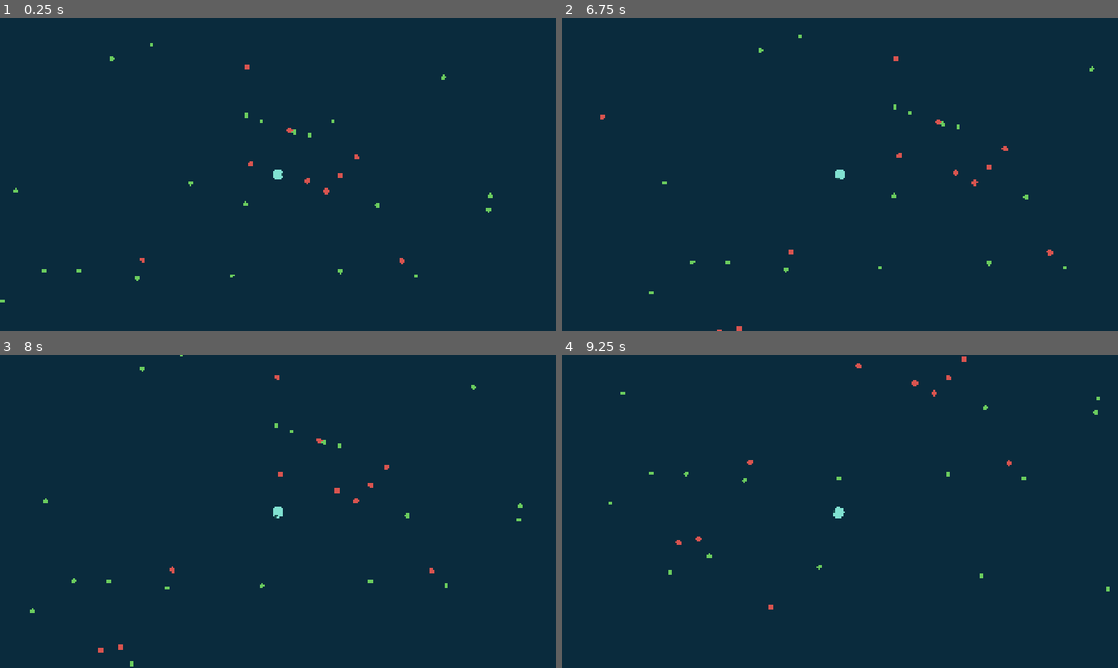
Above: before the commit, frames 1-4 (two rows, left to right).
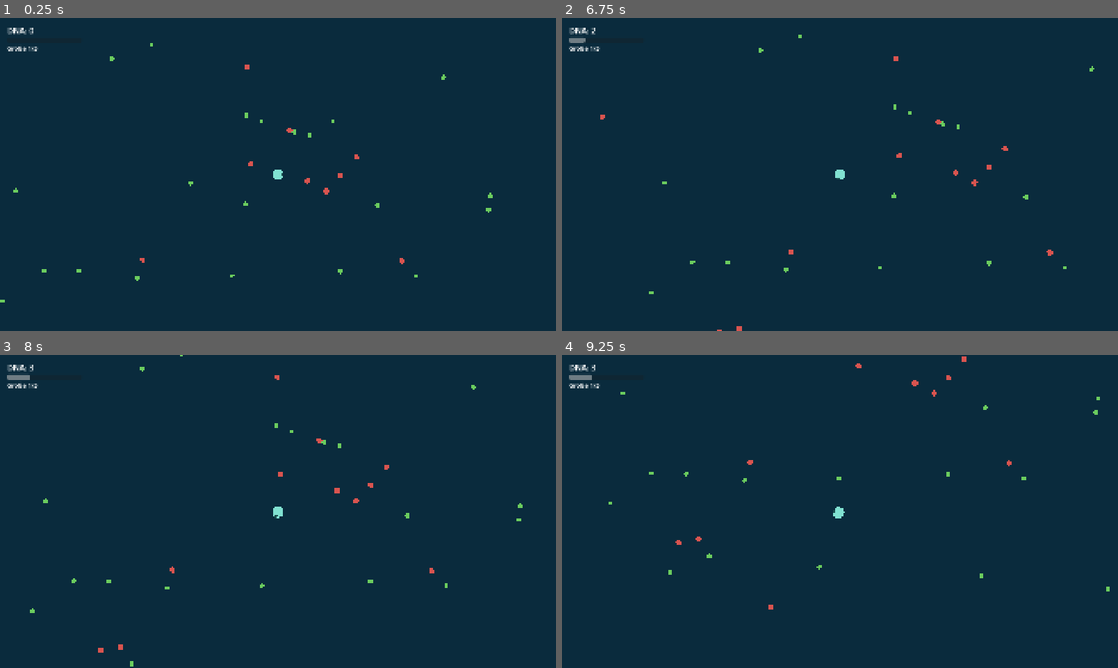
Above: after the commit, the same moments.

Repository: Mayo73/agenthub-backup
Game: Godot game, scene res://scenes/main.tscn
Same seed, same stepped clock (60 frames per second), same inputs: the game is played once before the commit and once after it.
Inputs (mouse positions are in pixels of both pictures, inside the frame that each line leads up to):
- Up to frame 1 (0.25 s): no input
- Up to frame 2 (6.75 s): tap Enter at 0.5 s; move the mouse to (962, 158) at 0.52 s; hold D (rechts) 0.53-1.25 s; tap W (hoch) at 0.6, 5.1 s; click (962, 158) at 0.67 s; drag from (728, 190) to (812, 237) at 1.27 s; move the mouse to (895, 105) at 2.02 s; press the mouse at (895, 105) at 2.03 s; hold D (rechts) 2.03-2.75 s; release the mouse at (895, 105) at 2.75 s; drag from (812, 237) to (673, 127) at 2.77 s; move the mouse to (1006, 221) at 3.52 s; hold A (links) 3.53-4.25 s; tap S (runter) at 3.6 s; drag from (673, 127) to (756, 96) at 4.27 s; move the mouse to (867, 174) at 5.02 s; hold Down 5.03-5.75 s; click (867, 174) at 5.17 s; drag from (756, 96) to (728, 190) at 5.77 s; move the mouse to (962, 158) at 6.52 s; press the mouse at (962, 158) at 6.53 s; hold Up from 6.53 s (still down)
- Up to frame 3 (8 s): release Up at 7.25 s; release the mouse at (400, 495) at 7.25 s; drag from (166, 527) to (250, 574) at 7.27 s
- Up to frame 4 (9.25 s): move the mouse to (895, 442) at 8.02 s; hold Down 8.03-8.75 s; tap S (runter) at 8.1 s; drag from (812, 574) to (673, 464) at 8.77 s

The runs differ from the first frame. In frame 1, 0.1% of the frame differs, in the area x 1-7%, y 3-11%; in frame 2, 0.2%; in frame 3, 0.2%; in frame 4, 0.2%.

Commit message:
T-0089: HUD mit DNA, Wachstum und Größe
Erstellt vom lokalen Agent (Modell qwen3.5:35b-a3b, Versuch 1 von 5).

Diff:
--- /dev/null
+++ b/scripts/hud.gd
@@ -0,0 +1,35 @@
+class_name Hud
+extends CanvasLayer
+## Anzeige über dem Spiel. Die Knoten werden in _init angelegt, damit Tests ohne Szene auskommen.
+
+var box: VBoxContainer
+var dna_label: Label
+var growth_bar: ProgressBar
+var stage_label: Label
+
+
+func _init() -> void:
+	box = VBoxContainer.new()
+	box.name = "Box"
+	box.position = Vector2(24, 24)
+	add_child(box)
+	dna_label = Label.new()
+	dna_label.name = "Dna"
+	dna_label.add_theme_font_size_override("font_size", 28)
+	box.add_child(dna_label)
+	growth_bar = ProgressBar.new()
+	growth_bar.name = "Growth"
+	growth_bar.custom_minimum_size = Vector2(260, 18)
+	growth_bar.max_value = 100.0
+	growth_bar.show_percentage = false
+	box.add_child(growth_bar)
+	stage_label = Label.new()
+	stage_label.name = "Stage"
+	stage_label.add_theme_font_size_override("font_size", 22)
+	box.add_child(stage_label)
+
+
+func show_progress(progress: CellProgress) -> void:
+	dna_label.text = "DNA: %d" % progress.dna
+	growth_bar.value = progress.growth_ratio() * 100.0
+	stage_label.text = "Größe %d/%d" % [progress.stage + 1, CellProgress.STAGE_COUNT]
--- a/scripts/main.gd
+++ b/scripts/main.gd
@@ -11,6 +11,7 @@
 var progress := CellProgress.new()
 var food := FoodField.new(7)
 var food_view: FoodView
+var hud: Hud
 
 
 func _ready() -> void:
@@ -25,6 +26,10 @@
 	food_view.field = food
 	world.add_child(food_view)
 	world.move_child(food_view, 0)
+	hud = Hud.new()
+	hud.name = "Hud"
+	add_child(hud)
+	hud.show_progress(progress)
 
 
 func _physics_process(_delta: float) -> void:
@@ -49,3 +54,4 @@
 	camera.position = player.position
 	var zoom := CameraZoom.smooth(camera.zoom.x, CameraZoom.target_for_radius(player.radius), delta)
 	camera.zoom = Vector2(zoom, zoom)
+	hud.show_progress(progress)
--- /dev/null
+++ b/tests/test_hud.gd
@@ -0,0 +1,28 @@
+extends "res://tests/base_test.gd"
+
+var hud: Hud
+
+
+func setup() -> void:
+	hud = Hud.new()
+
+
+func teardown() -> void:
+	hud.free()
+
+
+func test_fortschritt() -> void:
+	var p := CellProgress.new()
+	p.eat(5)
+	hud.show_progress(p)
+	check_eq(hud.dna_label.text, "DNA: 5", "dna_label zeigt richtige DNA")
+	check_eq(hud.growth_bar.value, 50.0, "growth_bar value ist 50.0")
+	check_eq(hud.stage_label.text, "Größe 1/5", "stage_label zeigt richtige Größe")
+
+
+func test_letzte_groesse() -> void:
+	var p := CellProgress.new()
+	p.eat(100)
+	hud.show_progress(p)
+	check_eq(hud.stage_label.text, "Größe 5/5", "stage_label zeigt letzte Größe")
+	check_eq(hud.growth_bar.value, 100.0, "growth_bar value ist 100.0 im letzten Abschnitt")
--- a/tests/test_main_wiring.gd
+++ b/tests/test_main_wiring.gd
@@ -60,3 +60,10 @@
 	main.food.items.clear()
 	main.refill_food()
 	check_eq(main.food.items.size(), 20, "main.food.items.size() ist 20")
+
+
+func test_hud() -> void:
+	check(main.hud is Hud, "main.hud ist ein Hud")
+	main.progress.eat(3)
+	main._process(0.016)
+	check_eq(main.hud.dna_label.text, "DNA: 3", "hud zeigt DNA nach Fressen")
Not shown, added: scripts/hud.gd.uid
Not shown, added: tests/test_hud.gd.uid
